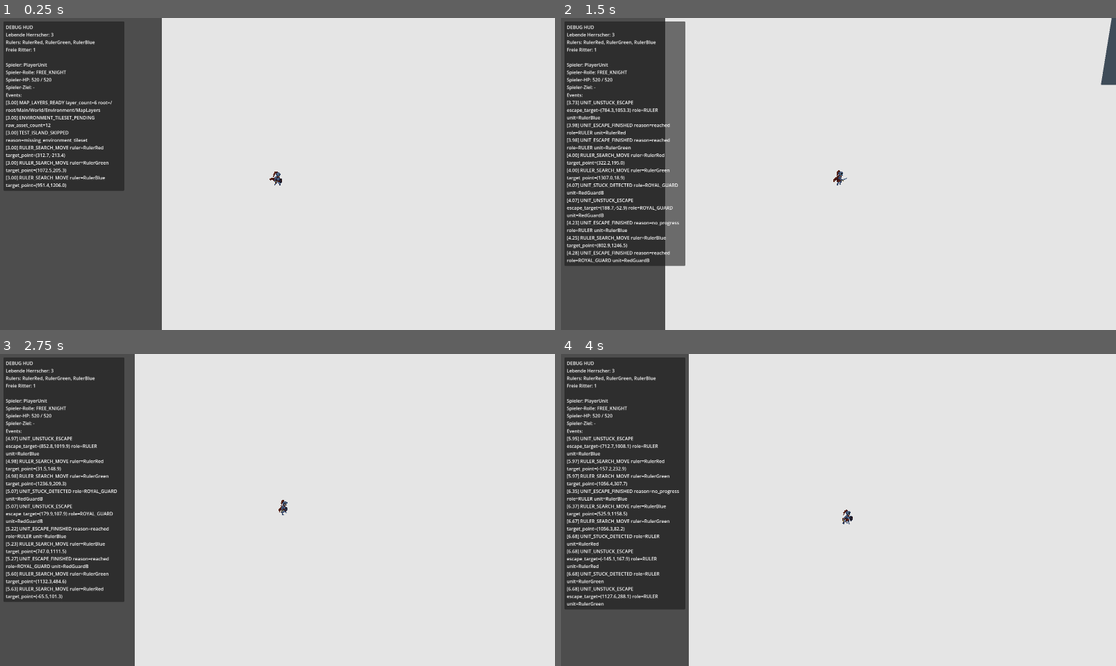
Above: before the commit, frames 1-4 (two rows, left to right).
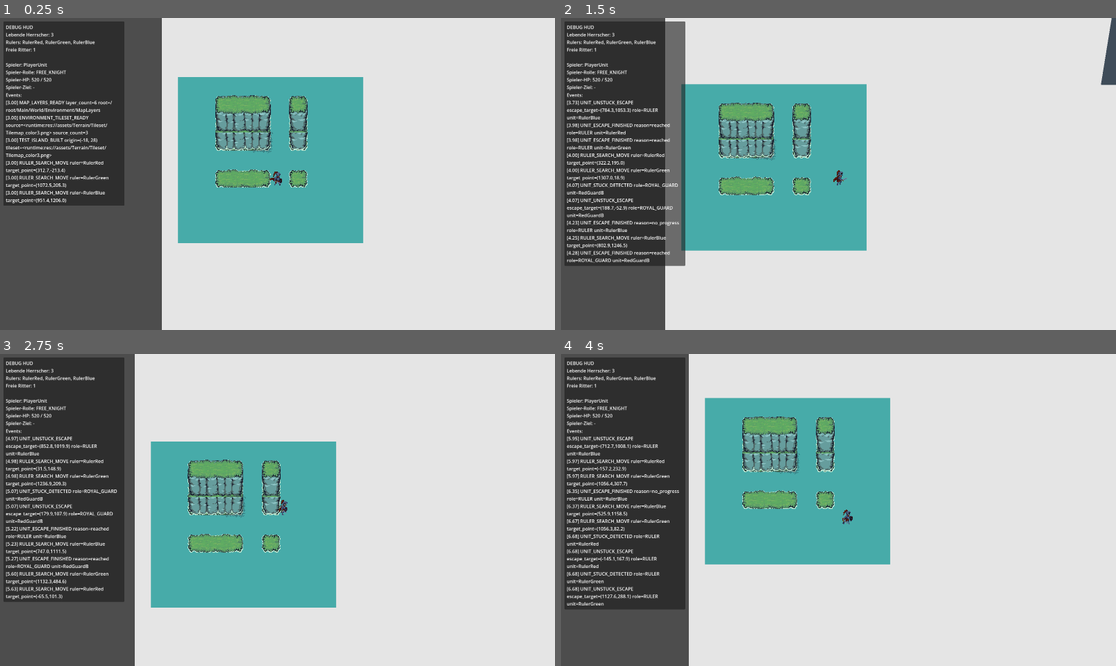
Above: after the commit, the same moments.

Repository: cblab/kingslayer
Game: Godot game, scene res://scenes/Main.tscn
Same seed, same stepped clock (60 frames per second), same inputs: the game is played once before the commit and once after it.
Inputs (mouse positions are in pixels of both pictures, inside the frame that each line leads up to):
- Up to frame 1 (0.25 s): no input
- Up to frame 2 (1.5 s): tap Enter at 0.5 s; move the mouse to (960, 158) at 0.52 s; click (960, 158) at 0.67 s; move the mouse to (727, 189) at 1.27 s; click (727, 189) at 1.42 s
- Up to frame 3 (2.75 s): move the mouse to (333, 441) at 2.02 s; click (333, 441) at 2.17 s
- Up to frame 4 (4 s): move the mouse to (810, 572) at 2.77 s; click (810, 572) at 2.92 s; move the mouse to (1005, 556) at 3.52 s; click (1005, 556) at 3.67 s

The runs differ from the first frame. In frame 1, 19% of the frame differs, in the area x 0-66%, y 18-73%; in frame 2, 18%; in frame 3, 18%; in frame 4, 18%.

Commit message:
Build minimal runtime terrain island

Diff:
--- a/scripts/world.gd
+++ b/scripts/world.gd
@@ -32,27 +32,21 @@
 const _ENVIRONMENT_ROOT_NAME := "Environment"
 const _MAP_LAYERS_ROOT_NAME := "MapLayers"
 const _ENVIRONMENT_ROOT_Z_INDEX := -100
+const _GROUND_VISUAL_PATH := "Environment/Ground/GroundVisual"
+const _ENV_TILE_SIZE := Vector2i(64, 64)
+const _ENV_TERRAIN_TEXTURE_PATH := "res://assets/Terrain/Tileset/Tilemap_color3.png"
+const _ENV_WATER_TEXTURE_PATH := "res://assets/Terrain/Tileset/Water Background color.png"
+const _ENV_SHADOW_TEXTURE_PATH := "res://assets/Terrain/Tileset/Shadow.png"
+const _ENV_SOURCE_WATER := 100
+const _ENV_SOURCE_TERRAIN := 200
+const _ENV_SOURCE_SHADOW := 300
 const _MAP_LAYER_CONFIGS := [
 	{"name": "Water", "z_index": 0, "y_sort_enabled": false, "y_sort_origin": 0},
 	{"name": "Ground", "z_index": 10, "y_sort_enabled": false, "y_sort_origin": 0},
+	{"name": "Shadows", "z_index": 15, "y_sort_enabled": false, "y_sort_origin": 0},
 	{"name": "Cliffs", "z_index": 20, "y_sort_enabled": false, "y_sort_origin": 0},
-	{"name": "Shadows", "z_index": 30, "y_sort_enabled": false, "y_sort_origin": 0},
 	{"name": "PropsGround", "z_index": 40, "y_sort_enabled": true, "y_sort_origin": 0},
 	{"name": "PropsPlateau", "z_index": 50, "y_sort_enabled": true, "y_sort_origin": 0},
-]
-const _ENVIRONMENT_TILESET_EXTENSIONS: Array[String] = ["tres", "res"]
-const _ENVIRONMENT_RAW_ASSET_EXTENSIONS: Array[String] = ["png", "jpg", "jpeg", "webp"]
-const _ENVIRONMENT_RAW_ASSET_KEYWORDS: Array[String] = [
-	"tile",
-	"tileset",
-	"terrain",
-	"ground",
-	"water",
-	"cliff",
-	"shadow",
-	"prop",
-	"environment",
-	"island",
 ]
 
 @onready var _debug_status_label: Label = $DebugHud/Panel/Margin/Content/StatusLabel
@@ -89,11 +83,12 @@
 # Map infrastructure
 
 func _setup_map_infrastructure() -> void:
-	_ensure_map_layers()
+	var layers := _ensure_map_layers()
 	var environment_setup := _load_environment_tileset()
 	_apply_environment_tileset_to_layers(environment_setup.get("tileset", null) as TileSet)
+	_set_ground_visual_visible(true)
 	_log_environment_tileset_state(environment_setup)
-	_build_test_island(environment_setup)
+	_build_test_island(environment_setup, layers)
 
 func _ensure_map_layers() -> Dictionary:
 	var layers: Dictionary = {}
@@ -109,9 +104,9 @@
 			map_layers_root.move_child(layer, map_layers_root.get_child_count() - 1)
 
 		layer.enabled = true
-		layer.collision_enabled = true
-		layer.navigation_enabled = true
-		layer.occlusion_enabled = true
+		layer.collision_enabled = false
+		layer.navigation_enabled = false
+		layer.occlusion_enabled = false
 		layer.z_index = int(layer_config.get("z_index", 0))
 		layer.y_sort_enabled = bool(layer_config.get("y_sort_enabled", false))
 		layer.y_sort_origin = int(layer_config.get("y_sort_origin", 0))
@@ -150,79 +145,30 @@
 func _load_environment_tileset() -> Dictionary:
 	var result := {
 		"status": "missing",
+		"ready": false,
 		"tileset": null,
 		"source_path": "",
-		"raw_assets": [],
+		"missing_assets": [],
 	}
 
 	if environment_tileset != null:
 		result["status"] = "ready"
+		result["ready"] = true
 		result["tileset"] = environment_tileset
 		result["source_path"] = "<exported>"
 		return result
 
-	var tileset_candidates := _scan_resource_paths("res://", _ENVIRONMENT_TILESET_EXTENSIONS)
-	for candidate_path in tileset_candidates:
-		var candidate := load(candidate_path)
-		if candidate is TileSet:
-			result["status"] = "ready"
-			result["tileset"] = candidate
-			result["source_path"] = candidate_path
-			return result
-
-	var raw_asset_candidates := _scan_resource_paths(
-		"res://",
-		_ENVIRONMENT_RAW_ASSET_EXTENSIONS,
-		_ENVIRONMENT_RAW_ASSET_KEYWORDS
-	)
-	result["status"] = "assets_only" if not raw_asset_candidates.is_empty() else "missing"
-	result["raw_assets"] = raw_asset_candidates
+	var runtime_tileset := _build_runtime_environment_tileset()
+	if runtime_tileset != null:
+		result["status"] = "ready"
+		result["ready"] = true
+		result["tileset"] = runtime_tileset
+		result["source_path"] = "<runtime:%s>" % _ENV_TERRAIN_TEXTURE_PATH
+		return result
+
+	result["status"] = "missing"
+	result["missing_assets"] = _get_missing_environment_asset_paths()
 	return result
-
-func _scan_resource_paths(
-	base_path: String,
-	extensions: Array[String],
-	filename_keywords: Array[String] = []
-) -> Array[String]:
-	var matches: Array[String] = []
-	var directory := DirAccess.open(base_path)
-	if directory == null:
-		return matches
-
-	directory.list_dir_begin()
-	var entry := directory.get_next()
-	while not entry.is_empty():
-		if entry.begins_with("."):
-			entry = directory.get_next()
-			continue
-
-		var child_path := base_path.path_join(entry)
-		if directory.current_is_dir():
-			matches.append_array(_scan_resource_paths(child_path, extensions, filename_keywords))
-			entry = directory.get_next()
-			continue
-
-		var extension := entry.get_extension().to_lower()
-		if not extensions.has(extension):
-			entry = directory.get_next()
-			continue
-
-		if not filename_keywords.is_empty():
-			var lower_name := entry.to_lower()
-			var has_keyword := false
-			for keyword in filename_keywords:
-				if lower_name.contains(keyword):
-					has_keyword = true
-					break
-			if not has_keyword:
-				entry = directory.get_next()
-				continue
-
-		matches.append(child_path)
-		entry = directory.get_next()
-
-	directory.list_dir_end()
-	return matches
 
 func _apply_environment_tileset_to_layers(tileset: TileSet) -> void:
 	var layers := _ensure_map_layers()
@@ -245,19 +191,69 @@
 				"source": str(environment_setup.get("source_path", "")),
 				"source_count": tileset.get_source_count() if tileset != null else 0,
 			})
-		"assets_only":
-			var raw_assets: Array = environment_setup.get("raw_assets", [])
-			log_event("ENVIRONMENT_TILESET_PENDING", {
-				"raw_asset_count": raw_assets.size(),
-			})
 		_:
 			log_event("ENVIRONMENT_TILESET_MISSING", {
-				"searched_root": "res://",
+				"missing_asset_count": (environment_setup.get("missing_assets", []) as Array).size(),
 			})
 
 	_environment_tileset_state_logged = true
 
-func _build_test_island(environment_setup: Dictionary) -> void:
+func _build_runtime_environment_tileset() -> TileSet:
+	var terrain_texture := load(_ENV_TERRAIN_TEXTURE_PATH) as Texture2D
+	var water_texture := load(_ENV_WATER_TEXTURE_PATH) as Texture2D
+	var shadow_texture := load(_ENV_SHADOW_TEXTURE_PATH) as Texture2D
+	if terrain_texture == null or water_texture == null or shadow_texture == null:
+		return null
+
+	var tileset := TileSet.new()
+	tileset.tile_size = _ENV_TILE_SIZE
+
+	var water_source := TileSetAtlasSource.new()
+	water_source.texture = water_texture
+	water_source.texture_region_size = _ENV_TILE_SIZE
+	water_source.create_tile(Vector2i.ZERO)
+	tileset.add_source(water_source, _ENV_SOURCE_WATER)
+
+	var terrain_source := TileSetAtlasSource.new()
+	terrain_source.texture = terrain_texture
+	terrain_source.texture_region_size = _ENV_TILE_SIZE
+	terrain_source.create_tile(Vector2i(0, 0), Vector2i(3, 3))
+	terrain_source.create_tile(Vector2i(3, 0), Vector2i(1, 3))
+	terrain_source.create_tile(Vector2i(0, 3), Vector2i(3, 1))
+	terrain_source.create_tile(Vector2i(3, 3), Vector2i(1, 1))
+	terrain_source.create_tile(Vector2i(0, 4), Vector2i(2, 2))
+	terrain_source.create_tile(Vector2i(2, 4), Vector2i(2, 2))
+	terrain_source.create_tile(Vector2i(5, 0), Vector2i(3, 3))
+	terrain_source.create_tile(Vector2i(8, 0), Vector2i(1, 3))
+	terrain_source.create_tile(Vector2i(5, 3), Vector2i(3, 3))
+	terrain_source.create_tile(Vector2i(8, 3), Vector2i(1, 3))
+	tileset.add_source(terrain_source, _ENV_SOURCE_TERRAIN)
+
+	var shadow_source := TileSetAtlasSource.new()
+	shadow_source.texture = shadow_texture
+	shadow_source.texture_region_size = _ENV_TILE_SIZE
+	shadow_source.create_tile(Vector2i.ZERO, Vector2i(3, 3))
+	tileset.add_source(shadow_source, _ENV_SOURCE_SHADOW)
+
+	return tileset
+
+func _get_missing_environment_asset_paths() -> Array[String]:
+	var missing: Array[String] = []
+	for path in [
+		_ENV_TERRAIN_TEXTURE_PATH,
+		_ENV_WATER_TEXTURE_PATH,
+		_ENV_SHADOW_TEXTURE_PATH,
+	]:
+		if not ResourceLoader.exists(path):
+			missing.append(path)
+	return missing
+
+func _set_ground_visual_visible(is_visible: bool) -> void:
+	var ground_visual := get_node_or_null(_GROUND_VISUAL_PATH) as CanvasItem
+	if ground_visual != null:
+		ground_visual.visible = is_visible
+
+func _build_test_island(environment_setup: Dictionary, layers: Dictionary) -> void:
 	var tileset := environment_setup.get("tileset", null) as TileSet
 	if tileset == null:
 		log_event("TEST_ISLAND_SKIPPED", {
@@ -265,14 +261,6 @@
 		})
 		return
 
-	var tile_refs := _pick_test_island_tile_refs(tileset)
-	if tile_refs.is_empty():
-		log_event("TEST_ISLAND_SKIPPED", {
-			"reason": "tileset_has_no_atlas_tiles",
-		})
-		return
-
-	var layers := _ensure_map_layers()
 	for layer_name in layers.keys():
 		var layer := layers[layer_name] as TileMapLayer
 		if layer == null:
@@ -281,24 +269,35 @@
 
 	var water_layer := layers.get("Water", null) as TileMapLayer
 	var ground_layer := layers.get("Ground", null) as TileMapLayer
+	var shadow_layer := layers.get("Shadows", null) as TileMapLayer
 	var cliff_layer := layers.get("Cliffs", null) as TileMapLayer
-	var shadow_layer := layers.get("Shadows", null) as TileMapLayer
 	var props_ground_layer := layers.get("PropsGround", null) as TileMapLayer
 	var props_plateau_layer := layers.get("PropsPlateau", null) as TileMapLayer
 
-	_paint_rect(water_layer, Rect2i(-12, -10, 25, 21), tile_refs.get("Water", {}))
-	var ground_cells := _build_test_island_ground_cells()
-	_paint_cells(ground_layer, ground_cells, tile_refs.get("Ground", {}))
-	_paint_cells(cliff_layer, _build_boundary_cells(ground_cells), tile_refs.get("Cliffs", {}))
-	_paint_cells(shadow_layer, _build_test_island_shadow_cells(), tile_refs.get("Shadows", {}))
-	_paint_cells(props_ground_layer, _build_test_island_props_ground_cells(), tile_refs.get("PropsGround", {}))
-	_paint_cells(props_plateau_layer, _build_test_island_props_plateau_cells(), tile_refs.get("PropsPlateau", {}))
+	var island_origin := Vector2i(-18, 28)
+	var water_fill := _make_tile_ref(_ENV_SOURCE_WATER, Vector2i.ZERO)
+	var ground_block := _make_tile_ref(_ENV_SOURCE_TERRAIN, Vector2i(0, 0))
+	var ground_strip_vertical := _make_tile_ref(_ENV_SOURCE_TERRAIN, Vector2i(3, 0))
+	var ground_strip_horizontal := _make_tile_ref(_ENV_SOURCE_TERRAIN, Vector2i(0, 3))
+	var ground_corner := _make_tile_ref(_ENV_SOURCE_TERRAIN, Vector2i(3, 3))
+	var cliff_plateau := _make_tile_ref(_ENV_SOURCE_TERRAIN, Vector2i(5, 3))
+	var cliff_column := _make_tile_ref(_ENV_SOURCE_TERRAIN, Vector2i(8, 3))
+	var shadow_blob := _make_tile_ref(_ENV_SOURCE_SHADOW, Vector2i.ZERO)
+
+	_paint_rect(water_layer, Rect2i(island_origin + Vector2i(-3, -2), Vector2i(10, 9)), water_fill)
+	_set_layer_cell(ground_layer, island_origin, ground_block)
+	_set_layer_cell(ground_layer, island_origin + Vector2i(3, 0), ground_strip_vertical)
+	_set_layer_cell(ground_layer, island_origin + Vector2i(0, 3), ground_strip_horizontal)
+	_set_layer_cell(ground_layer, island_origin + Vector2i(3, 3), ground_corner)
+	_set_layer_cell(cliff_layer, island_origin + Vector2i(0, 0), cliff_plateau)
+	_set_layer_cell(cliff_layer, island_origin + Vector2i(3, 0), cliff_column)
+	_set_layer_cell(shadow_layer, island_origin + Vector2i(1, 1), shadow_blob)
 
 	for layer_node in [
 		water_layer,
 		ground_layer,
+		shadow_layer,
 		cliff_layer,
-		shadow_layer,
 		props_ground_layer,
 		props_plateau_layer,
 	]:
@@ -307,51 +306,15 @@
 
 	log_event("TEST_ISLAND_BUILT", {
 		"tileset": str(environment_setup.get("source_path", "<runtime>")),
-		"ground_cells": ground_cells.size(),
+		"origin": island_origin,
 	})
 
-func _pick_test_island_tile_refs(tileset: TileSet) -> Dictionary:
-	var atlas_tile_refs := _collect_tileset_atlas_tile_refs(tileset)
-	if atlas_tile_refs.is_empty():
-		return {}
-
+func _make_tile_ref(source_id: int, atlas_coords: Vector2i, alternative_tile: int = 0) -> Dictionary:
 	return {
-		"Water": _get_tile_ref_or_first(atlas_tile_refs, 0),
-		"Ground": _get_tile_ref_or_first(atlas_tile_refs, 1),
-		"Cliffs": _get_tile_ref_or_first(atlas_tile_refs, 2),
-		"Shadows": _get_tile_ref_or_first(atlas_tile_refs, 3),
-		"PropsGround": _get_tile_ref_or_first(atlas_tile_refs, 4),
-		"PropsPlateau": _get_tile_ref_or_first(atlas_tile_refs, 5),
+		"source_id": source_id,
+		"atlas_coords": atlas_coords,
+		"alternative_tile": alternative_tile,
 	}
-
-func _collect_tileset_atlas_tile_refs(tileset: TileSet) -> Array[Dictionary]:
-	var refs: Array[Dictionary] = []
-	if tileset == null:
-		return refs
-
-	for source_index in tileset.get_source_count():
-		var source_id := tileset.get_source_id(source_index)
-		var source := tileset.get_source(source_id)
-		if not (source is TileSetAtlasSource):
-			continue
-
-		for tile_index in source.get_tiles_count():
-			var atlas_coords := source.get_tile_id(tile_index)
-			var alternative_id := 0
-			if source.get_alternative_tiles_count(atlas_coords) > 0:
-				alternative_id = source.get_alternative_tile_id(atlas_coords, 0)
-			refs.append({
-				"source_id": source_id,
-				"atlas_coords": atlas_coords,
-				"alternative_tile": alternative_id,
-			})
-
-	return refs
-
-func _get_tile_ref_or_first(tile_refs: Array[Dictionary], index: int) -> Dictionary:
-	if tile_refs.is_empty():
-		return {}
-	return tile_refs[min(index, tile_refs.size() - 1)]
 
 func _paint_rect(layer: TileMapLayer, rect: Rect2i, tile_ref: Dictionary) -> void:
 	if layer == null or tile_ref.is_empty():
@@ -375,56 +338,6 @@
 		tile_ref.get("atlas_coords", Vector2i(-1, -1)),
 		int(tile_ref.get("alternative_tile", 0))
 	)
-
-func _build_test_island_ground_cells() -> Array[Vector2i]:
-	var cells: Array[Vector2i] = []
-	for y in range(-5, 6):
-		for x in range(-6, 7):
-			var ellipse_score := (float(x * x) / 36.0) + (float(y * y) / 25.0)
-			if ellipse_score <= 1.0:
-				cells.append(Vector2i(x, y))
-	return cells
-
-func _build_boundary_cells(cells: Array[Vector2i]) -> Array[Vector2i]:
-	var lookup := {}
-	for coords in cells:
-		lookup[coords] = true
-
-	var boundary: Array[Vector2i] = []
-	for coords in cells:
-		for neighbor in [
-			Vector2i.LEFT,
-			Vector2i.RIGHT,
-			Vector2i.UP,
-			Vector2i.DOWN,
-		]:
-			if not lookup.has(coords + neighbor):
-				boundary.append(coords)
-				break
-	return boundary
-
-func _build_test_island_shadow_cells() -> Array[Vector2i]:
-	return [
-		Vector2i(-3, 2),
-		Vector2i(-2, 2),
-		Vector2i(-1, 3),
-		Vector2i(0, 3),
-		Vector2i(1, 3),
-		Vector2i(2, 2),
-	]
-
-func _build_test_island_props_ground_cells() -> Array[Vector2i]:
-	return [
-		Vector2i(-2, -1),
-		Vector2i(2, -1),
-		Vector2i(-1, 2),
-	]
-
-func _build_test_island_props_plateau_cells() -> Array[Vector2i]:
-	return [
-		Vector2i(0, -3),
-		Vector2i(1, -3),
-	]
 
 func _process(delta: float) -> void:
 	_stabilize_cooldown -= delta
